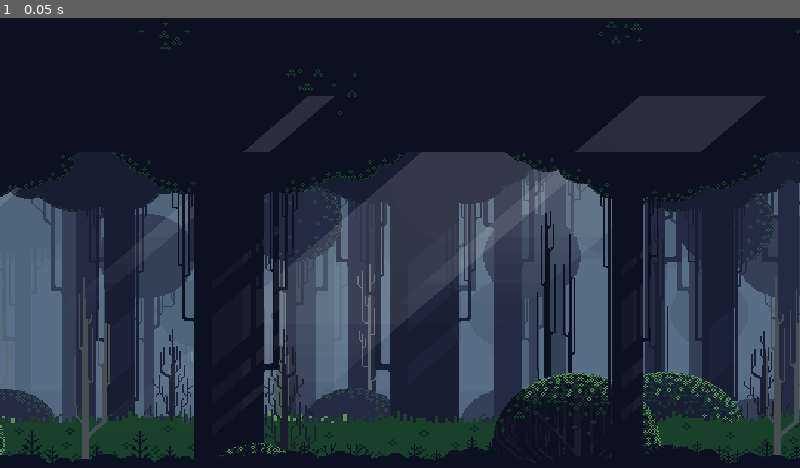
Above: before the commit, frame 1.
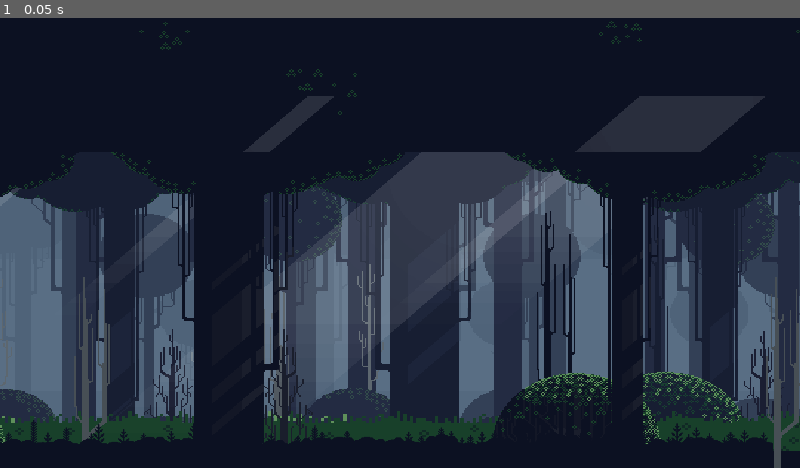
Above: after the commit, the same moment.

Repository: gmribas/LizardGame
Game: Godot game, scene res://main.tscn
Two runs of this game, one before a commit and one after it. Both use one fixed random seed, a clock stepped at 60 frames per second and the inputs below.
Inputs:
- Up to frame 1 (0.05 s): no input

The runs differ from the first frame. In frame 1, 2.1% of the frame differs, in the area x 0-100%, y 89-100%.

Commit message:
fixing tile map

Diff:
--- /dev/null
+++ b/ground_tile_set.tres
@@ -0,0 +1,234 @@
+[gd_resource type="TileSet" load_steps=3 format=3 uid="uid://xwb8uoh4gbsi"]
+
+[ext_resource type="Texture2D" uid="uid://douucp3n0f0cc" path="res://background/Layer_0000_9.png" id="1_mmcq0"]
+
+[sub_resource type="TileSetAtlasSource" id="TileSetAtlasSource_ntdgu"]
+texture = ExtResource("1_mmcq0")
+2:44/0 = 0
+0:45/0 = 0
+2:45/0 = 0
+3:45/0 = 0
+4:45/0 = 0
+5:45/0 = 0
+6:45/0 = 0
+7:45/0 = 0
+9:45/0 = 0
+10:45/0 = 0
+12:45/0 = 0
+13:45/0 = 0
+14:45/0 = 0
+15:45/0 = 0
+17:45/0 = 0
+18:45/0 = 0
+19:45/0 = 0
+20:45/0 = 0
+22:45/0 = 0
+23:45/0 = 0
+24:45/0 = 0
+25:45/0 = 0
+26:45/0 = 0
+30:45/0 = 0
+31:45/0 = 0
+32:45/0 = 0
+33:45/0 = 0
+34:45/0 = 0
+35:45/0 = 0
+36:45/0 = 0
+37:45/0 = 0
+38:45/0 = 0
+39:45/0 = 0
+40:45/0 = 0
+41:45/0 = 0
+42:45/0 = 0
+43:45/0 = 0
+44:45/0 = 0
+45:45/0 = 0
+46:45/0 = 0
+47:45/0 = 0
+48:45/0 = 0
+49:45/0 = 0
+50:45/0 = 0
+51:45/0 = 0
+52:45/0 = 0
+53:45/0 = 0
+54:45/0 = 0
+55:45/0 = 0
+56:45/0 = 0
+57:45/0 = 0
+0:46/0 = 0
+1:46/0 = 0
+2:46/0 = 0
+3:46/0 = 0
+4:46/0 = 0
+5:46/0 = 0
+6:46/0 = 0
+7:46/0 = 0
+8:46/0 = 0
+9:46/0 = 0
+10:46/0 = 0
+11:46/0 = 0
+12:46/0 = 0
+13:46/0 = 0
+14:46/0 = 0
+15:46/0 = 0
+16:46/0 = 0
+17:46/0 = 0
+18:46/0 = 0
+19:46/0 = 0
+20:46/0 = 0
+21:46/0 = 0
+22:46/0 = 0
+23:46/0 = 0
+24:46/0 = 0
+25:46/0 = 0
+26:46/0 = 0
+27:46/0 = 0
+28:46/0 = 0
+29:46/0 = 0
+30:46/0 = 0
+31:46/0 = 0
+32:46/0 = 0
+33:46/0 = 0
+34:46/0 = 0
+35:46/0 = 0
+36:46/0 = 0
+37:46/0 = 0
+38:46/0 = 0
+39:46/0 = 0
+40:46/0 = 0
+41:46/0 = 0
+42:46/0 = 0
+43:46/0 = 0
+44:46/0 = 0
+45:46/0 = 0
+46:46/0 = 0
+47:46/0 = 0
+48:46/0 = 0
+49:46/0 = 0
+50:46/0 = 0
+51:46/0 = 0
+52:46/0 = 0
+53:46/0 = 0
+54:46/0 = 0
+55:46/0 = 0
+56:46/0 = 0
+57:46/0 = 0
+0:47/0 = 0
+1:47/0 = 0
+2:47/0 = 0
+3:47/0 = 0
+4:47/0 = 0
+5:47/0 = 0
+6:47/0 = 0
+7:47/0 = 0
+8:47/0 = 0
+9:47/0 = 0
+10:47/0 = 0
+11:47/0 = 0
+12:47/0 = 0
+13:47/0 = 0
+14:47/0 = 0
+15:47/0 = 0
+16:47/0 = 0
+17:47/0 = 0
+18:47/0 = 0
+19:47/0 = 0
+20:47/0 = 0
+21:47/0 = 0
+22:47/0 = 0
+23:47/0 = 0
+24:47/0 = 0
+25:47/0 = 0
+26:47/0 = 0
+27:47/0 = 0
+28:47/0 = 0
+29:47/0 = 0
+30:47/0 = 0
+31:47/0 = 0
+32:47/0 = 0
+33:47/0 = 0
+34:47/0 = 0
+35:47/0 = 0
+36:47/0 = 0
+37:47/0 = 0
+38:47/0 = 0
+39:47/0 = 0
+40:47/0 = 0
+41:47/0 = 0
+42:47/0 = 0
+43:47/0 = 0
+44:47/0 = 0
+45:47/0 = 0
+46:47/0 = 0
+47:47/0 = 0
+48:47/0 = 0
+49:47/0 = 0
+50:47/0 = 0
+51:47/0 = 0
+52:47/0 = 0
+53:47/0 = 0
+54:47/0 = 0
+55:47/0 = 0
+56:47/0 = 0
+57:47/0 = 0
+0:48/0 = 0
+1:48/0 = 0
+2:48/0 = 0
+3:48/0 = 0
+4:48/0 = 0
+5:48/0 = 0
+6:48/0 = 0
+7:48/0 = 0
+8:48/0 = 0
+9:48/0 = 0
+10:48/0 = 0
+11:48/0 = 0
+12:48/0 = 0
+13:48/0 = 0
+14:48/0 = 0
+15:48/0 = 0
+16:48/0 = 0
+17:48/0 = 0
+18:48/0 = 0
+19:48/0 = 0
+20:48/0 = 0
+21:48/0 = 0
+22:48/0 = 0
+23:48/0 = 0
+24:48/0 = 0
+25:48/0 = 0
+26:48/0 = 0
+27:48/0 = 0
+28:48/0 = 0
+29:48/0 = 0
+30:48/0 = 0
+31:48/0 = 0
+32:48/0 = 0
+33:48/0 = 0
+34:48/0 = 0
+35:48/0 = 0
+36:48/0 = 0
+37:48/0 = 0
+38:48/0 = 0
+39:48/0 = 0
+40:48/0 = 0
+41:48/0 = 0
+42:48/0 = 0
+43:48/0 = 0
+44:48/0 = 0
+45:48/0 = 0
+46:48/0 = 0
+47:48/0 = 0
+48:48/0 = 0
+49:48/0 = 0
+50:48/0 = 0
+51:48/0 = 0
+52:48/0 = 0
+53:48/0 = 0
+54:48/0 = 0
+55:48/0 = 0
+56:48/0 = 0
+57:48/0 = 0
+
+[resource]
+sources/0 = SubResource("TileSetAtlasSource_ntdgu")
--- a/main.tscn
+++ b/main.tscn
@@ -11,6 +11,7 @@
 [ext_resource type="Texture2D" uid="uid://ctspkiptf1qm5" path="res://background/Layer_0008_3.png" id="9_yygi1"]
 [ext_resource type="Texture2D" uid="uid://b3ui3vbcghcee" path="res://background/Layer_0009_2.png" id="10_3wknr"]
 [ext_resource type="Texture2D" uid="uid://p112te2ifw2i" path="res://background/Layer_0010_1.png" id="11_7860h"]
+[ext_resource type="TileSet" uid="uid://xwb8uoh4gbsi" path="res://ground_tile_set.tres" id="11_e46di"]
 [ext_resource type="Texture2D" uid="uid://bxyskypmeuu54" path="res://background/Layer_0011_0.png" id="12_bw528"]
 
 [node name="Node" type="Node"]
@@ -19,6 +20,7 @@
 layer = 0
 
 [node name="background" type="ParallaxLayer" parent="ParallaxBackground"]
+motion_scale = Vector2(2.08165e-12, 2.08165e-12)
 
 [node name="layer9" type="Sprite2D" parent="ParallaxBackground/background"]
 z_index = -7
@@ -88,18 +90,26 @@
 [node name="ground" type="ParallaxLayer" parent="ParallaxBackground"]
 motion_mirroring = Vector2(2.08165e-12, 2.08165e-12)
 
-[node name="layer0" type="Sprite2D" parent="ParallaxBackground/ground"]
-texture_filter = 1
-position = Vector2(540, 2.08165e-12)
-scale = Vector2(2.13362, 1.83796)
+[node name="weed" type="Sprite2D" parent="ParallaxBackground/ground"]
+position = Vector2(2.08165e-12, -280)
+scale = Vector2(1.2, 1.2)
 texture = ExtResource("1_mvdh2")
+centered = false
 
-[node name="layer1" type="Sprite2D" parent="ParallaxBackground/ground"]
+[node name="green_grass" type="Sprite2D" parent="ParallaxBackground/ground"]
 z_index = -1
 texture_filter = 1
 position = Vector2(540, -540)
 scale = Vector2(4.55234, 3.37809)
 texture = ExtResource("2_i4ca0")
+
+[node name="TileMap" type="TileMap" parent="ParallaxBackground/ground"]
+z_index = -1
+position = Vector2(2.08165e-12, 2.08165e-12)
+scale = Vector2(3, 3)
+tile_set = ExtResource("11_e46di")
+format = 2
+layer_0/tile_data = PackedInt32Array(917502, 0, 47, 917503, 0, 47, 851968, 0, 47, 851969, 0, 47, 851970, 0, 47, 851971, 0, 47, 851972, 0, 47, 851973, 0, 47, 851974, 0, 47, 851975, 0, 47, 851976, 0, 47, 851977, 0, 47, 851978, 0, 47, 851979, 0, 47, 851980, 0, 47, 851981, 0, 47, 851982, 0, 47, 851983, 0, 47, 851984, 0, 47, 851985, 0, 47, 851986, 0, 47, 851987, 0, 47, 851988, 0, 47, 851989, 0, 47, 851990, 0, 47, 851991, 0, 47, 851992, 0, 47, 851993, 0, 47)
 
 [node name="tree_top" type="ParallaxLayer" parent="ParallaxBackground"]
 
--- a/project.godot
+++ b/project.godot
@@ -22,3 +22,7 @@
 [dotnet]
 
 project/assembly_name="Lizard"
+
+[rendering]
+
+renderer/rendering_method="mobile"
Binary file added: background/Mossy - FloatingPlatforms.png
Not shown, added: background/Mossy - FloatingPlatforms.png.import
Not shown: 1 places in main.tscn that only renumber resources
